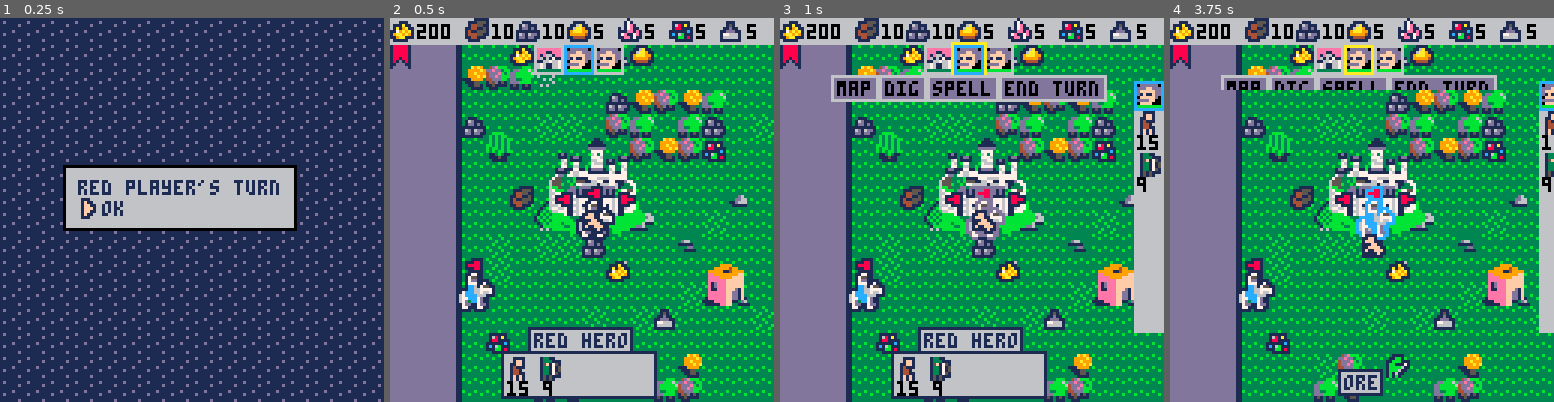
Above: before the commit, frames 1-4 (left to right).
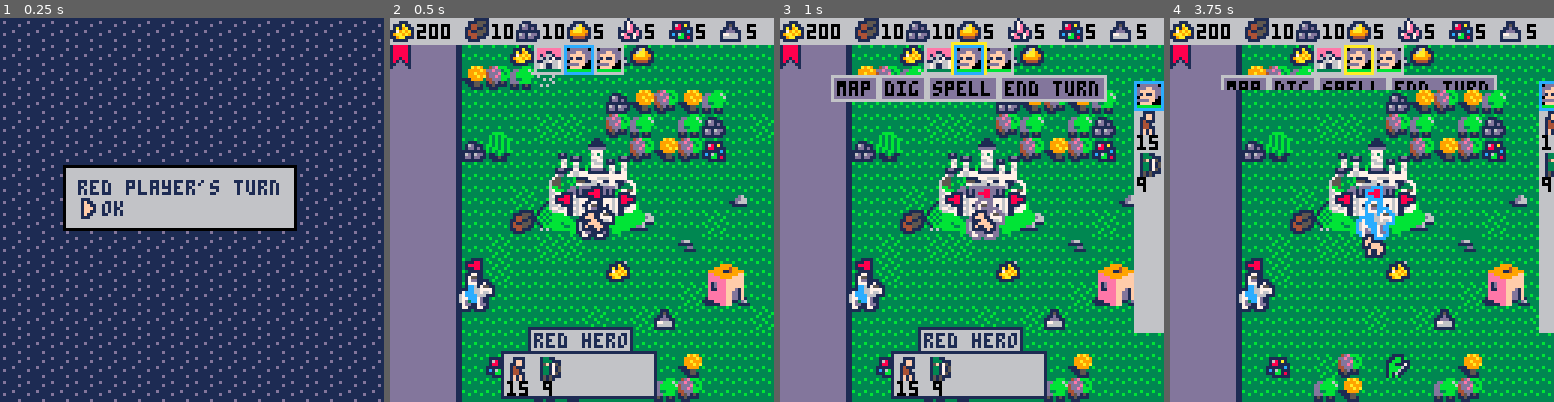
Above: after the commit, the same moments.

Repository: pvan/pico8
Game: PICO-8 cartridge heroes.p8
Two runs of this game, one before a commit and one after it. Both use one fixed random seed, a clock stepped at 60 frames per second and the inputs below.
Inputs:
- Up to frame 1 (0.25 s): no input
- Up to frame 2 (0.5 s): tap X (X key) at 0.33 s
- Up to frame 3 (1 s): tap O (Z key) at 0.7 s
- Up to frame 4 (3.75 s): tap X (X key) at 1.07, 1.85, 2.97 s; hold Right 1.6-2.1 s; tap O (Z key) every 0.4 s from 1.7 to 3.7 s; hold Up 2.15-2.42 s; hold Right 2.47-3.03 s; hold Left 3.08-3.58 s; hold Down from 3.63 s (still down)

Frame 1 is identical in both runs. In frame 2, 2.0% of the frame differs, in the area x 18-57%, y 25-94%; in frame 3, 2.0%; in frame 4, 2.7%, in the area x 18-57%, y 25-99%.

Commit message:
heroes: fix 0 casualties bug, add msg for none

Diff:
--- a/heroes.p8
+++ b/heroes.p8
@@ -134,7 +134,7 @@
 	spawn("ore",22,20)
 
 	--block hero in castle test
-	spawn("ore",5,9)
+--	spawn("ore",5,9)
 
 
  --do once here so we don't
@@ -952,17 +952,15 @@
 
 function del_obj(obj)
  del(things,obj)
- plr = obj_owner(obj)
-
---  if obj.type=="hero" then
-   del(plr.heroes,obj)
---  else
---   stop("huh???")
---  end
+
+ --mob group doesn't need this
+ if obj.type=="hero" then
+  del(obj_owner(obj).heroes,
+     obj)
+  set_sel()
+ end
+
  create_i2tile()
--- build_i2zone()
-
- set_sel()
 
 end
 
@@ -1625,14 +1623,6 @@
 --battle
 
 
-function end_battle(attack_won)
- in_battle=false
- if attack_won then
-  del_obj(defenders)
- else
-  del_obj(attackers)
- end
-end
 
 function army_is_empty(army)
  for m in all(army) do
@@ -1642,17 +1632,23 @@
 end
 
 function cas_from_army(army)
- local res=copy(army)
- for m in all(res) do
-  m[2]=m.casualties
-  if m.casualties==0 then
-   del(m,res)
-  end
- end
+ local res={}--copy(army)
+ for m in all(army) do
+  if m.casualties>0 then
+   local c=copy(m)
+   c[2]=c.casualties
+   add(res,c)
+  end
+ end
+--  m[2]=m.casualties
+--  if m.casualties==0 then
+--   del(m,res)
+--  end
+-- end
  return res
 end
 
-function battle_end_screen()
+function battle_end_screen(attack_won)
 
 	l_cas=cas_from_army(l_cas)
 	r_cas=cas_from_army(r_cas)
@@ -1678,7 +1674,13 @@
  end
 
  diag_open=false
- end_battle()
+
+ in_battle=false
+ if attack_won then
+  del_obj(defenders)
+ else
+  del_obj(attackers)
+ end
 
 end
 
@@ -2790,6 +2792,9 @@
   if (#str>2) ofx=-3*(#str-2)
   print(str,x+ofx,y+8,0)
   x+=10
+ end
+ if #arm==0 or arm==nil then
+  print("none",cx-8,y+4,1)
  end
 end
 
